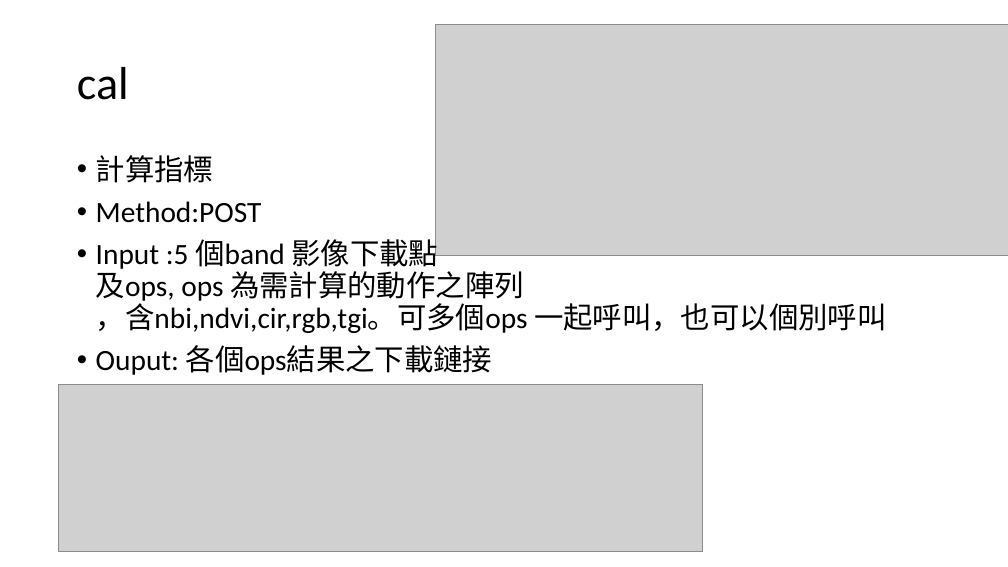
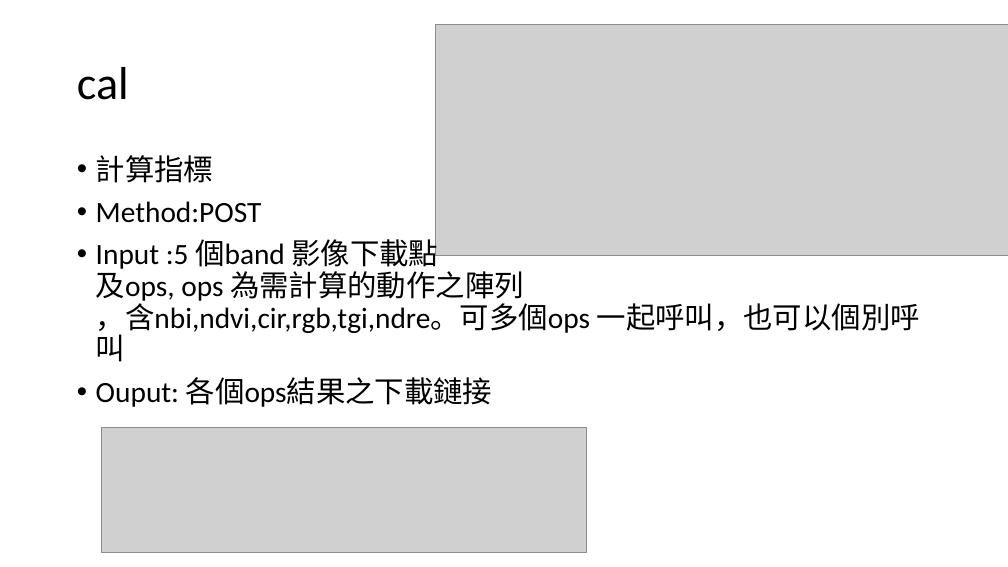
Before and after one commit to hongping1224/MicasenseMX30API, a slide deck: slide 5 of MicasenseMX30API.pptx. Drawn at 1008x567 pixels with LibreOffice and Linux fonts; fonts in the diff are those of the drawing; grey boxes stand for pictures. Boxes give left, top, right and bottom in pixels: in the first picture for what was removed or moved away, otherwise in the second. Text is boxed around its words. In the diff, an @@ line names an element or a change of style, - is before the commit and + after.

```diff
--- a/MicasenseMX30API.pptx
+++ b/MicasenseMX30API.pptx
@@ text at (x1=96, y1=235, x2=920, y2=362): text changed @@
-• Input :5 個band 影像下載點
-  及ops, ops 為需計算的動作之陣列
-  ，含nbi,ndvi,cir,rgb,tgi。可多個ops 一起呼叫，也可以個別呼叫
+• Input :5 個band 影像下載點
+  及ops, ops 為需計算的動作之陣列
+  ，含nbi,ndvi,cir,rgb,tgi,ndre。可多個ops 一起呼叫，也可以個別呼叫
@@ picture resized from (x1=59, y1=385, x2=702, y2=551) to (x1=101, y1=427, x2=586, y2=553) @@
```
Also in this commit, not shown: 2 other slides changed, 4 slides added, 15 other files.
